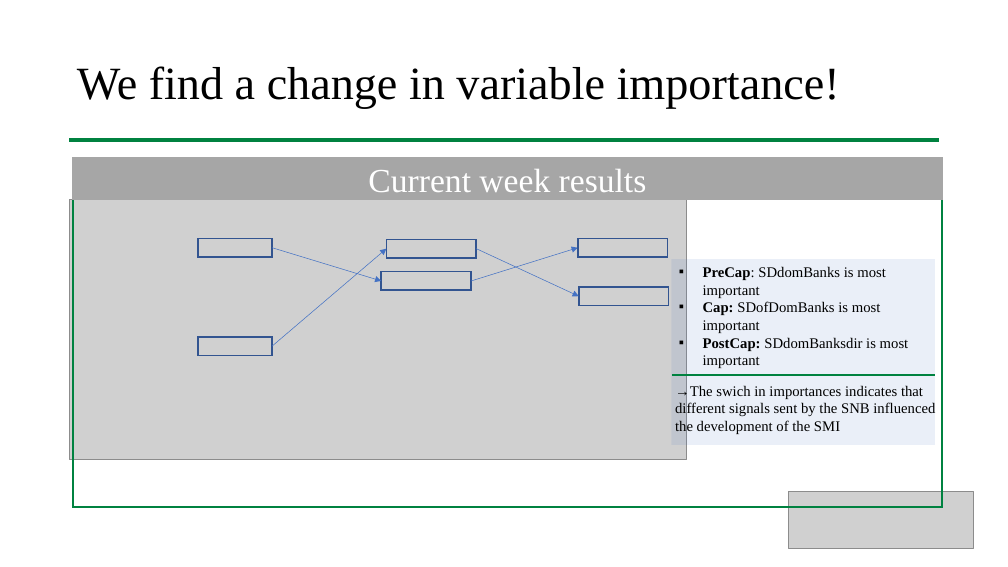
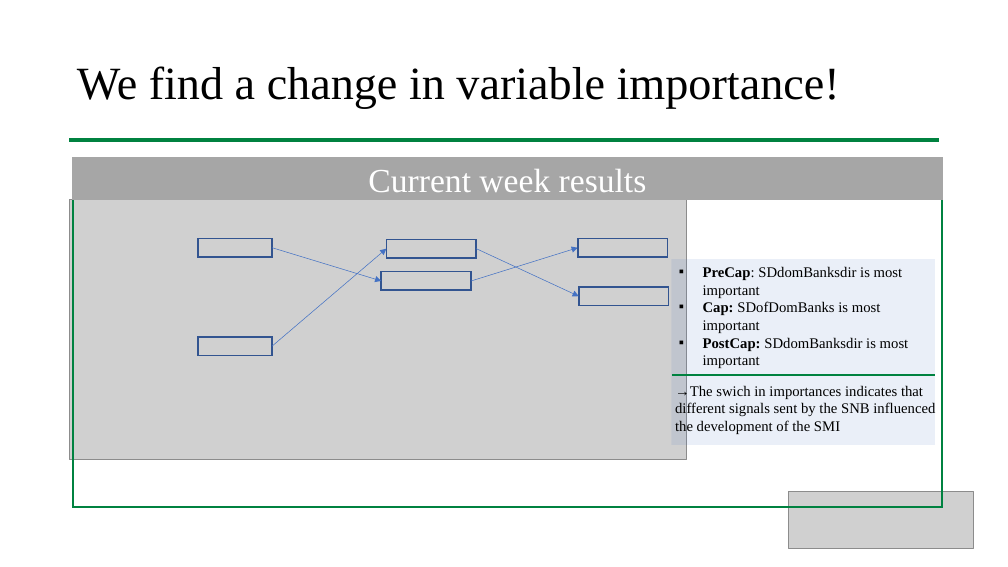
Before and after one commit to larsphilipp/ResSem19, a slide deck: slide 13 of Plots/Presentation_Stauffenegger_Woessner.pptx. Drawn at 1008x567 pixels with LibreOffice and Linux fonts; fonts in the diff are those of the drawing; grey boxes stand for pictures. Boxes give left, top, right and bottom in pixels: in the first picture for what was removed or moved away, otherwise in the second. Text is boxed around its words. In the diff, an @@ line names an element or a change of style, - is before the commit and + after.

```diff
--- a/Plots/Presentation_Stauffenegger_Woessner.pptx
+++ b/Plots/Presentation_Stauffenegger_Woessner.pptx
@@ text in rectangle at box(703, 266, 903, 298): text changed @@
-▪ PreCap: SDdomBanks is most important
+▪ PreCap: SDdomBanksdir is most important
```
Also in this commit, not shown: 3 other slides changed.
